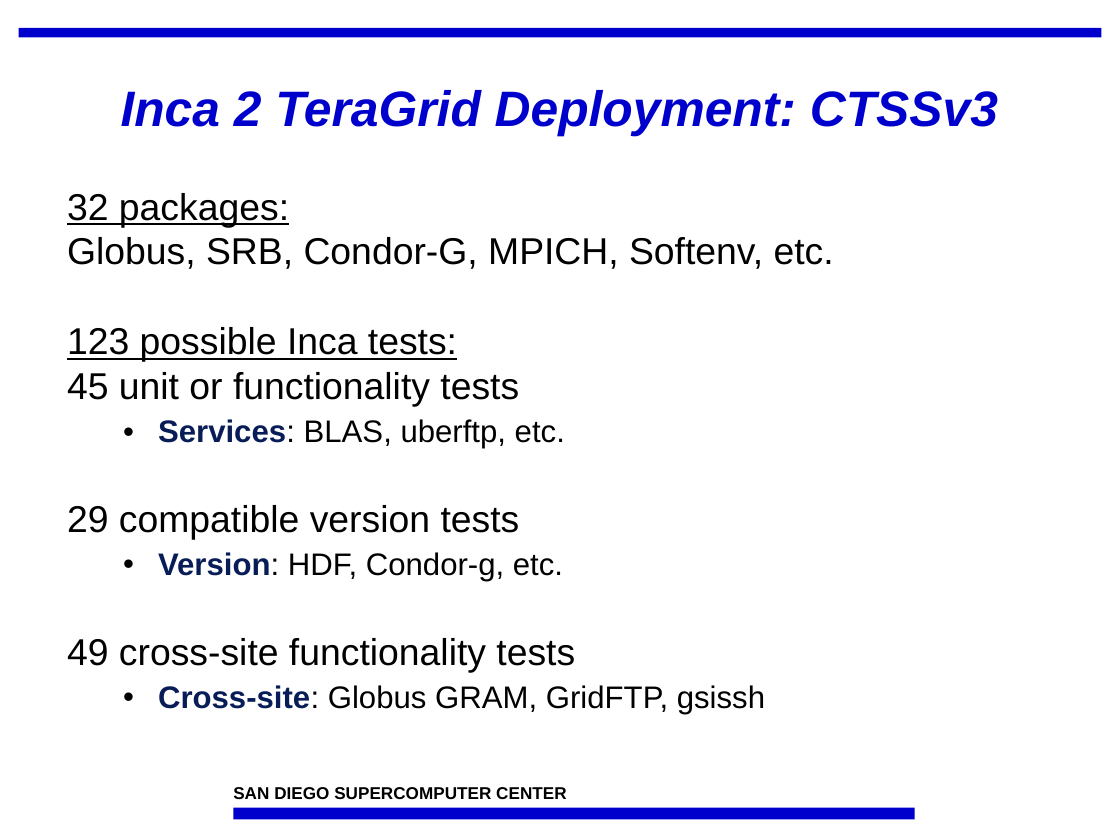
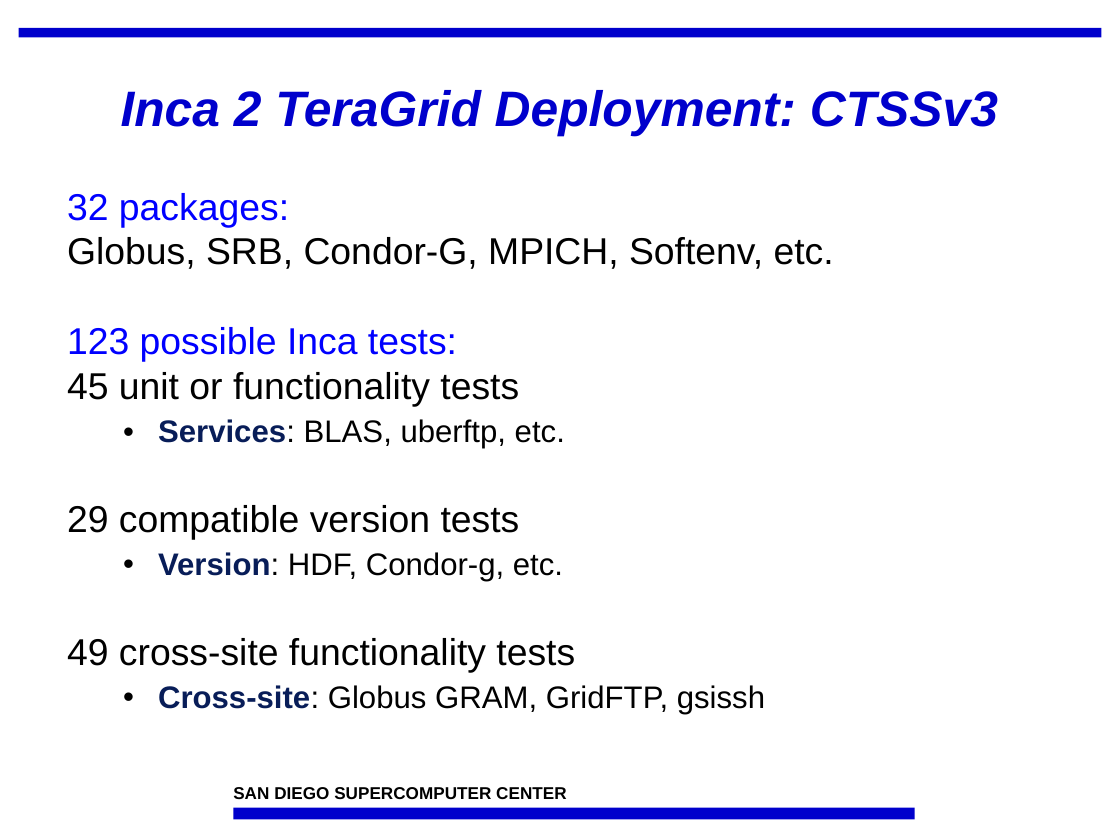
Before and after one commit to IncaProject/inca-xsede, a slide deck: slide 10 of talks/inca-tgarch-11-2-06.ppt (slide 11 before the commit). Drawn at 1120x840 pixels with LibreOffice and Linux fonts; fonts in the diff are those of the drawing; background and template pictures are left out. Boxes give left, top, right and bottom in pixels: in the first picture for what was removed or moved away, otherwise in the second. Text is boxed around its words. In the diff, an @@ line names an element or a change of style, - is before the commit and + after.

```diff
--- a/talks/inca-tgarch-11-2-06.ppt
+++ b/talks/inca-tgarch-11-2-06.ppt
@@ text at (x1=67, y1=193, x2=457, y2=362): text colour #000000 to #0000FF, underline off in "32 packages:", "123 possible Inca tests:" @@
```
Also in this commit, not shown: 7 other slides changed, 2 slides added, 4 slides removed.
